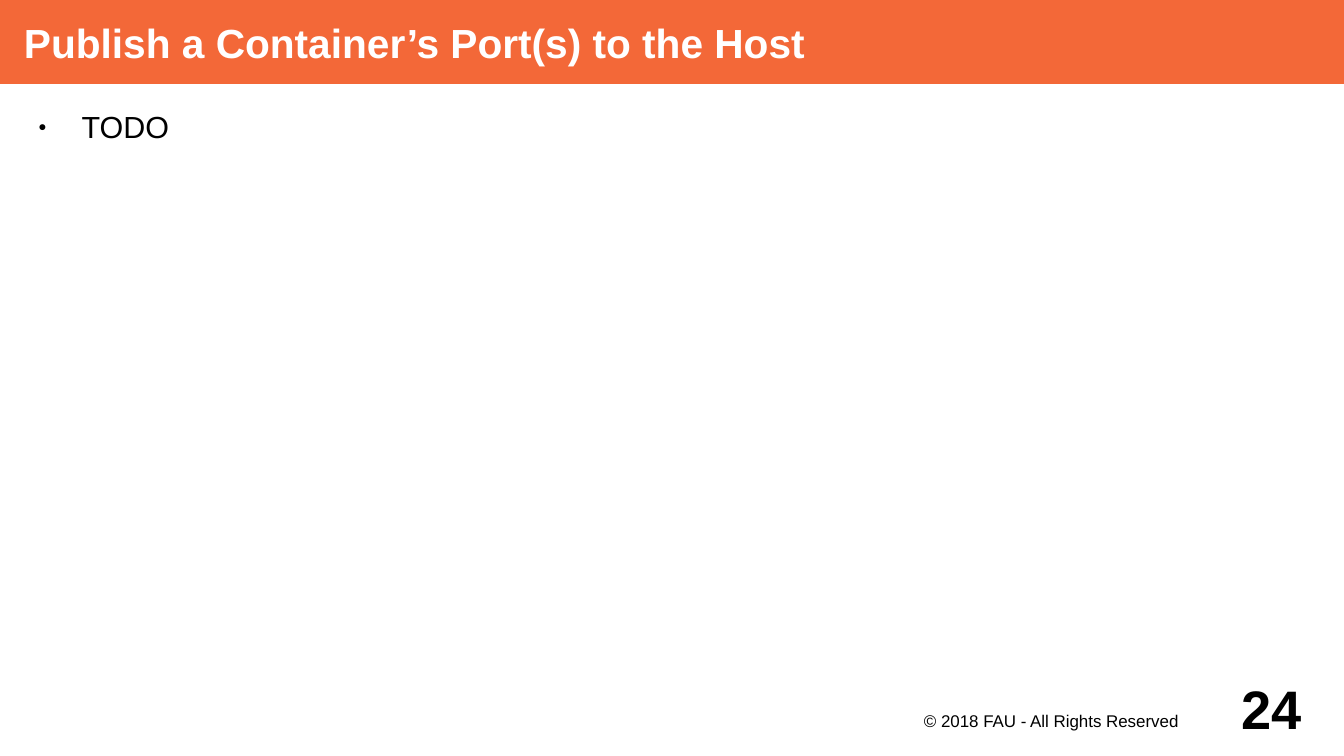
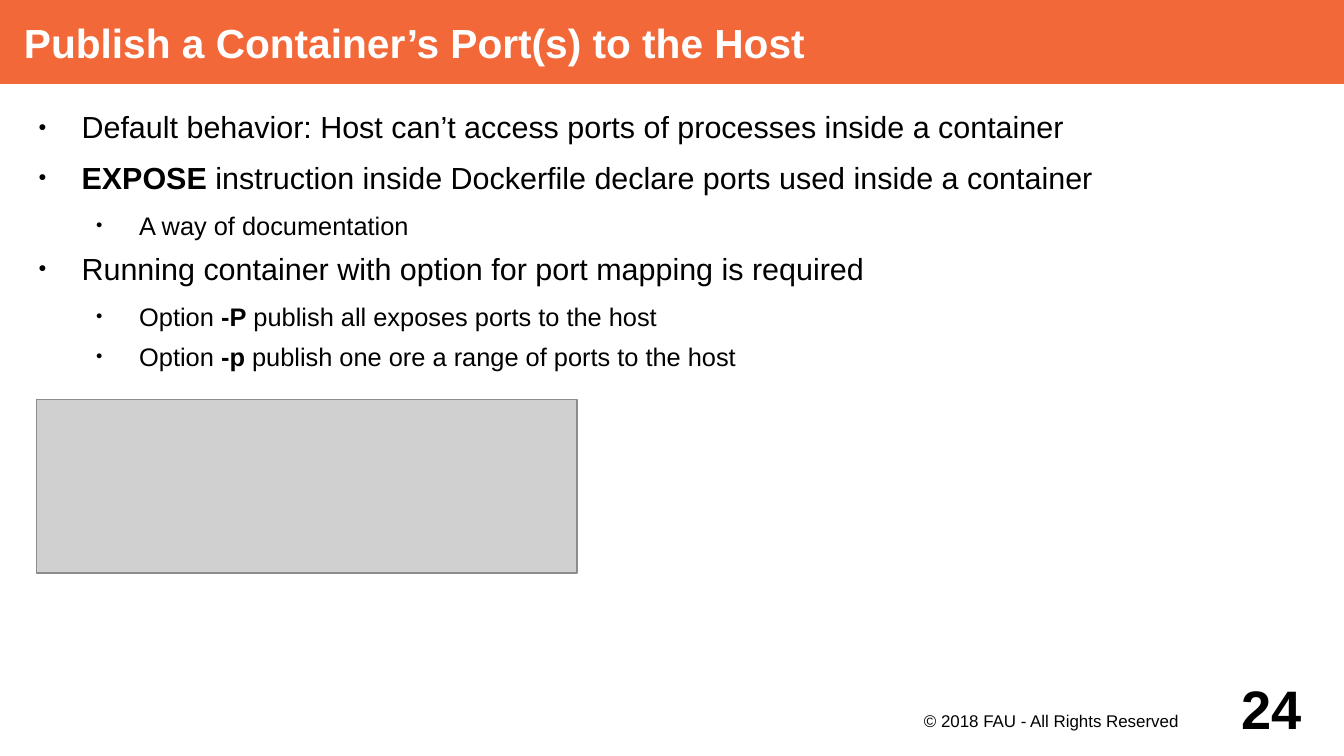
Before and after one commit to dirkriehle/adap-course, a slide deck: slide 24 of Lecture Slides/ADAP Z01 - Containerization.odp. Drawn at 1344x756 pixels with LibreOffice and Linux fonts; fonts in the diff are those of the drawing; grey boxes stand for pictures. Boxes give left, top, right and bottom in pixels: in the first picture for what was removed or moved away, otherwise in the second. Text is boxed around its words. In the diff, an @@ line names an element or a change of style, - is before the commit and + after.

Commit message:
Extend containerization slides with port mapping and env

```diff
--- a/Lecture Slides/ADAP Z01 - Containerization.odp
+++ b/Lecture Slides/ADAP Z01 - Containerization.odp
@@ text at [82, 116, 1092, 371]: text changed @@
-● TODO
+● Default behavior: Host can’t access ports of processes inside a container
+● EXPOSE instruction inside Dockerfile declare ports used inside a container
+  ● A way of documentation
+● Running container with option for port mapping is required
+  ● Option -P publish all exposes ports to the host
+  ● Option -p publish one ore a range of ports to the host
@@ picture added at [37, 400, 577, 573] @@
```
Also in this commit, not shown: 3 other slides changed.
